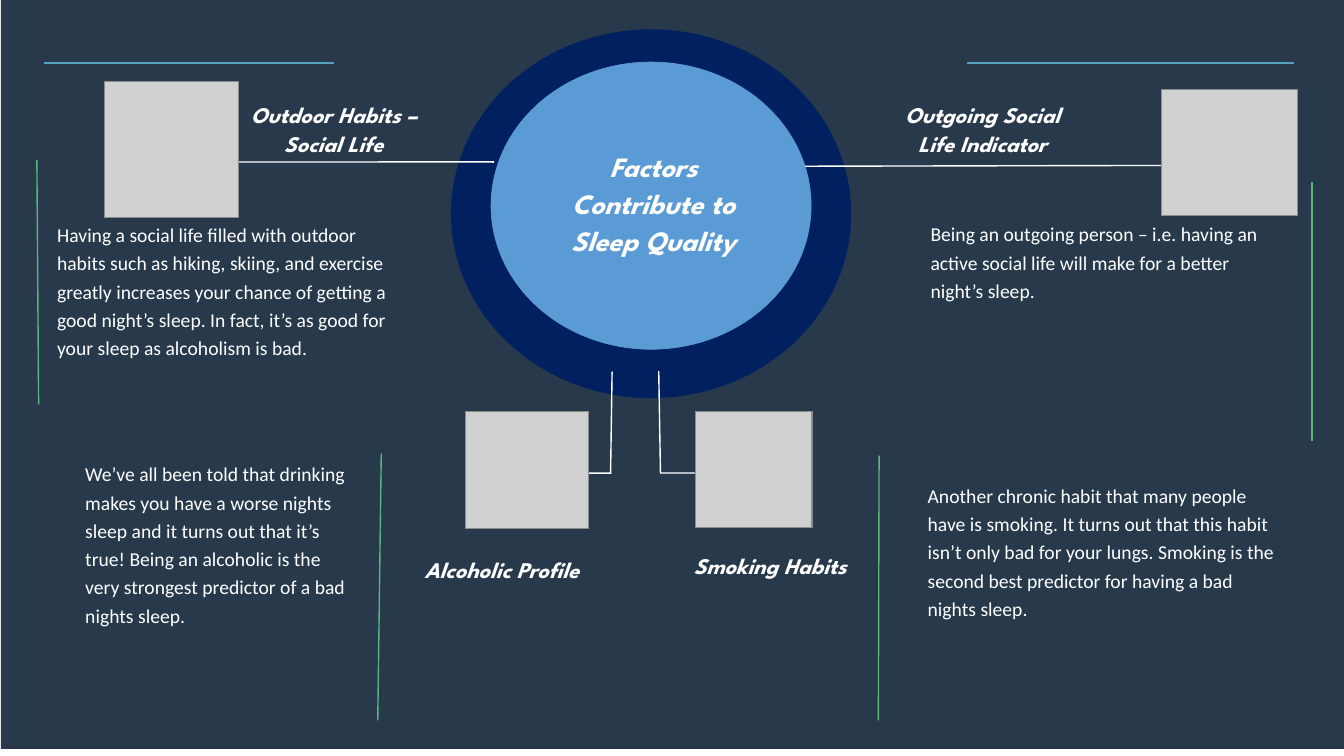
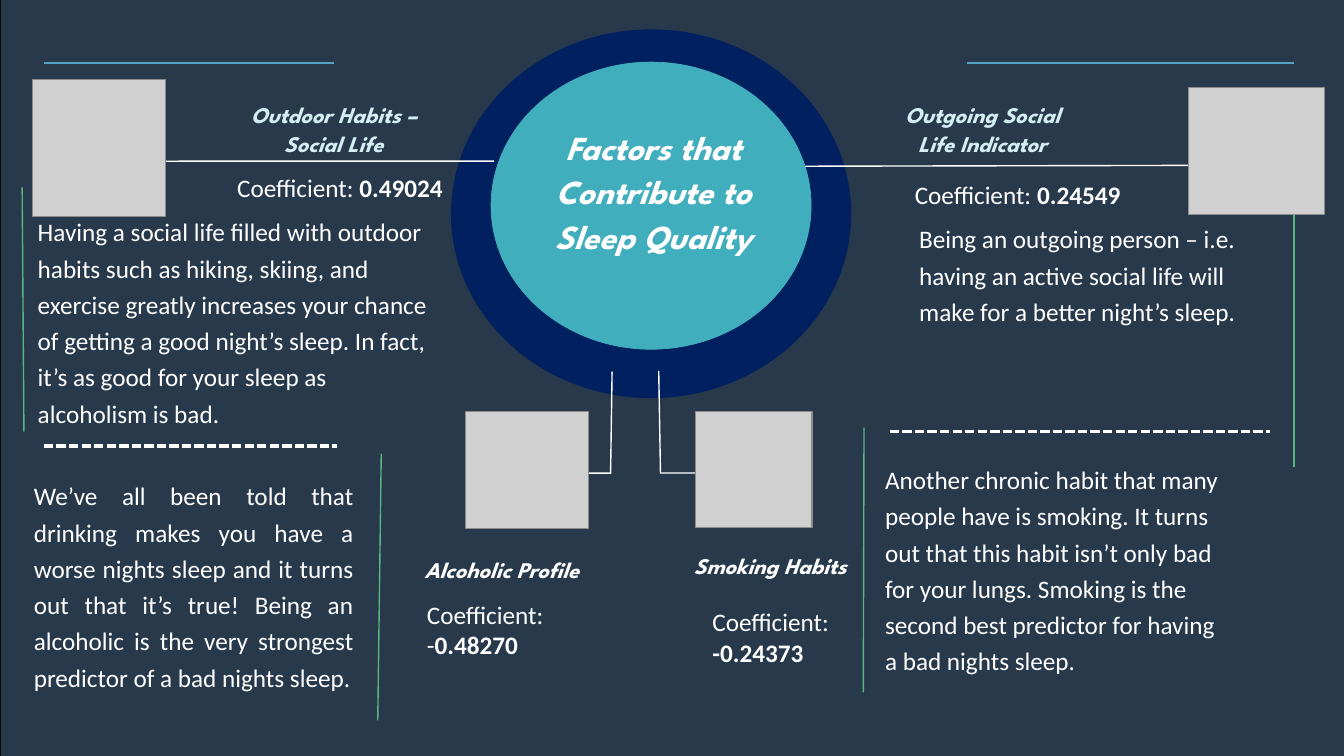
Before and after one commit to agusarridho/ucl_data_science_hackathon, a slide deck: slide 4 of Sleep_Presentation.pptx (slide 2 before the commit). Drawn at 1344x756 pixels with LibreOffice and Linux fonts; fonts in the diff are those of the drawing; grey boxes stand for pictures; background and template pictures are left out. Boxes give left, top, right and bottom in pixels: in the first picture for what was removed or moved away, otherwise in the second. Text is boxed around its words. In the diff, an @@ line names an element or a change of style, - is before the commit and + after.

Commit message:
Commit the latest presentation

```diff
--- a/Sleep_Presentation.pptx
+++ b/Sleep_Presentation.pptx
@@ background #FFFFFF to picture (left out) @@
@@ rectangle: place and size @@
-rectangle at (1,0,1344,749)
+rectangle at (1,0,1344,756)
@@ picture: place and size @@
-picture at (105,82,239,219)
+picture at (32,80,166,217)
@@ ellipse at (491,63,812,350): fill #5B9BD5 to #41AEBD; outline #5B9BD5 0.5 pt to #41AEBD 0.5 pt @@
@@ picture: place and size @@
-picture at (1162,89,1299,216)
+picture at (1189,88,1326,215)
@@ text "Outdoor Habits – Social Life" at (251,107,401,153): text colour #FFFFFF to #D4EFF4 @@
@@ text "Outgoing Social Life Indicator" at (905,108,1060,153): text colour #FFFFFF to #D4EFF4 @@
@@ text at (555,137,752,256): text changed; size 20 to 24 pt @@
-Factors Contribute to Sleep Quality
+Factors that Contribute to Sleep Quality
@@ freeform shape: place and size @@
-freeform shape at (181,157,494,163)
+freeform shape at (154,157,494,162)
@@ text added at (237,179,442,197), 18 pt, text #FFFFFF @@
+Coefficient: 0.49024
@@ line moved from (37, 160) - (38, 404) to (22, 188) - (24, 432) @@
@@ size 14 to 18 pt in 3 elements at (919,230,1235,326), (885,471,1217,675), (38,223,426,423) @@
@@ text "Having a social life filled ...": place and size @@
-text "Having a social life filled ..." at (57,228,386,358)
+text "Having a social life filled ..." at (38,223,426,423)
@@ text added at (915,186,1120,204), 18 pt, text #FFFFFF @@
+Coefficient: 0.24549
@@ line moved from (1313, 181) - (1313, 441) to (1295, 208) - (1295, 467) @@
@@ text "Being an outgoing person – ...": place and size @@
-text "Being an outgoing person – ..." at (931,227,1258,302)
+text "Being an outgoing person – ..." at (919,230,1235,326)
@@ line added from (44, 447) to (338, 447), #FFFFFF 2.25 pt dashed @@
@@ line moved from (879, 456) - (878, 721) to (864, 427) - (863, 693) @@
@@ line added from (890, 432) to (1270, 432), #FFFFFF 2.25 pt dashed @@
@@ text "We’ve all been told that ...": place and size @@
-text "We’ve all been told that ..." at (85,467,345,627)
+text "We’ve all been told that ..." at (34,487,353,692)
@@ text "We’ve all been told that ..." at (34,487,353,692): size 14 to 18 pt; alignment left to justified @@
@@ text "Another chronic habit that many ...": place and size @@
-text "Another chronic habit that many ..." at (928,489,1274,620)
+text "Another chronic habit that many ..." at (885,471,1217,675)
@@ text added at (427,606,543,654), 18 pt, text #FFFFFF @@
+Coefficient: -0.48270
@@ text added at (712,613,828,662), 18 pt, text #FFFFFF @@
+Coefficient: -0.24373
```
Also in this commit, not shown: 3 slides added, 2 slides removed, 1 other file.
